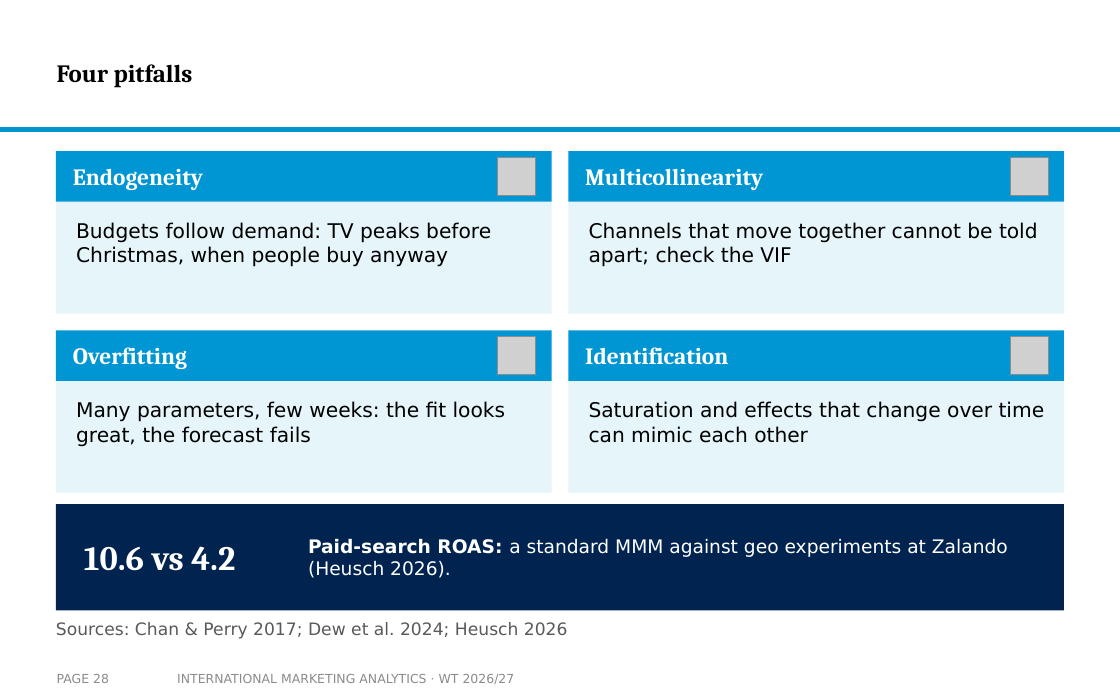
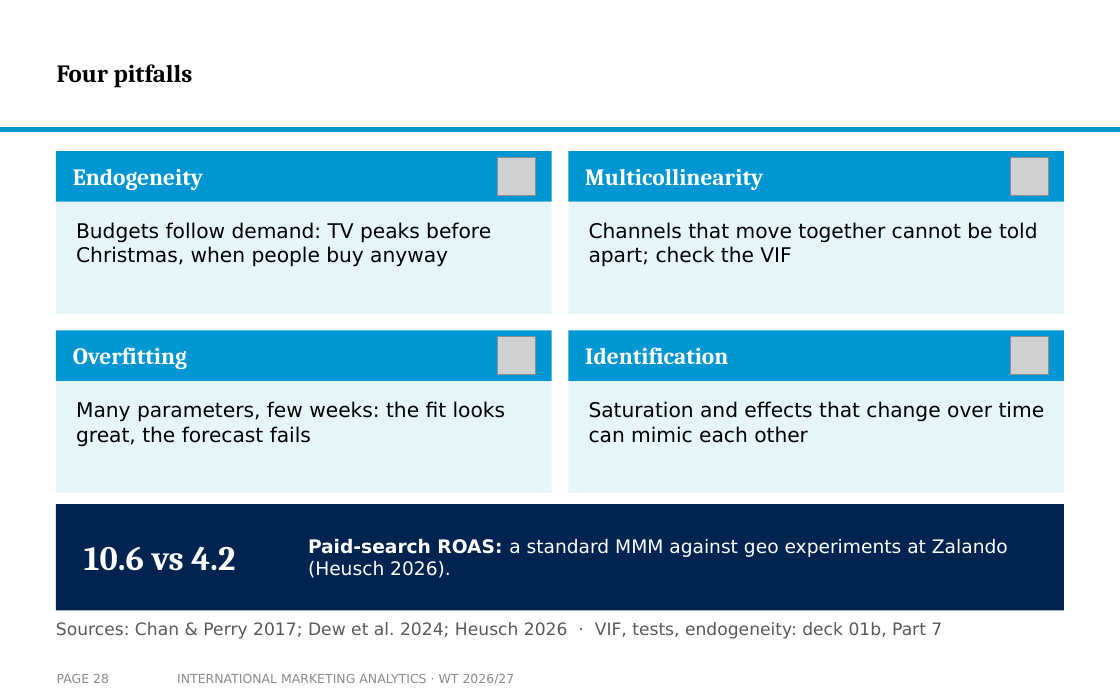
Before and after one commit to arnefloh-wu/international-marketing-analytics-teaching, a slide deck: slide 28 of slides/02a_intro-to-mmm_WT26-27.pptx. Drawn at 1120x700 pixels with LibreOffice and Linux fonts; fonts in the diff are those of the drawing; grey boxes stand for pictures; background and template pictures are left out. Boxes give left, top, right and bottom in pixels: in the first picture for what was removed or moved away, otherwise in the second. Text is boxed around its words. In the diff, an @@ line names an element or a change of style, - is before the commit and + after.

```diff
--- a/slides/02a_intro-to-mmm_WT26-27.pptx
+++ b/slides/02a_intro-to-mmm_WT26-27.pptx
@@ text at (56,622,942,639): text changed @@
-Sources: Chan & Perry 2017; Dew et al. 2024; Heusch 2026
+Sources: Chan & Perry 2017; Dew et al. 2024; Heusch 2026 · VIF, tests, endogeneity: deck 01b, Part 7
```
Also in this commit, not shown: 2 other slides changed, 1 slide added, 1 other file.
